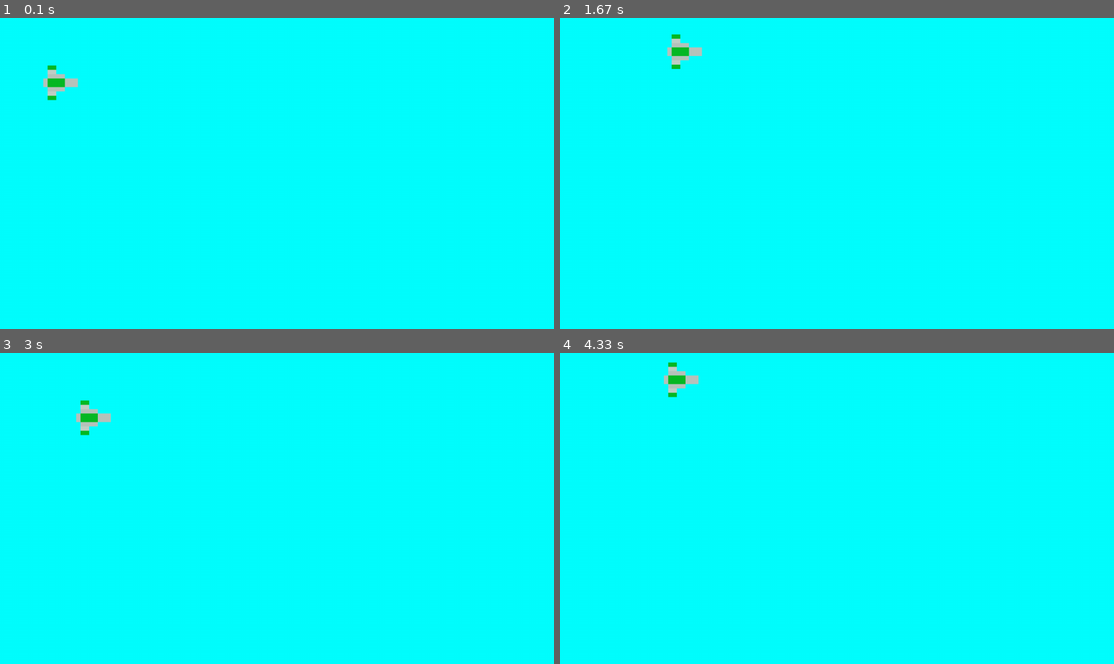
Above: before the commit, frames 1-4 (two rows, left to right).
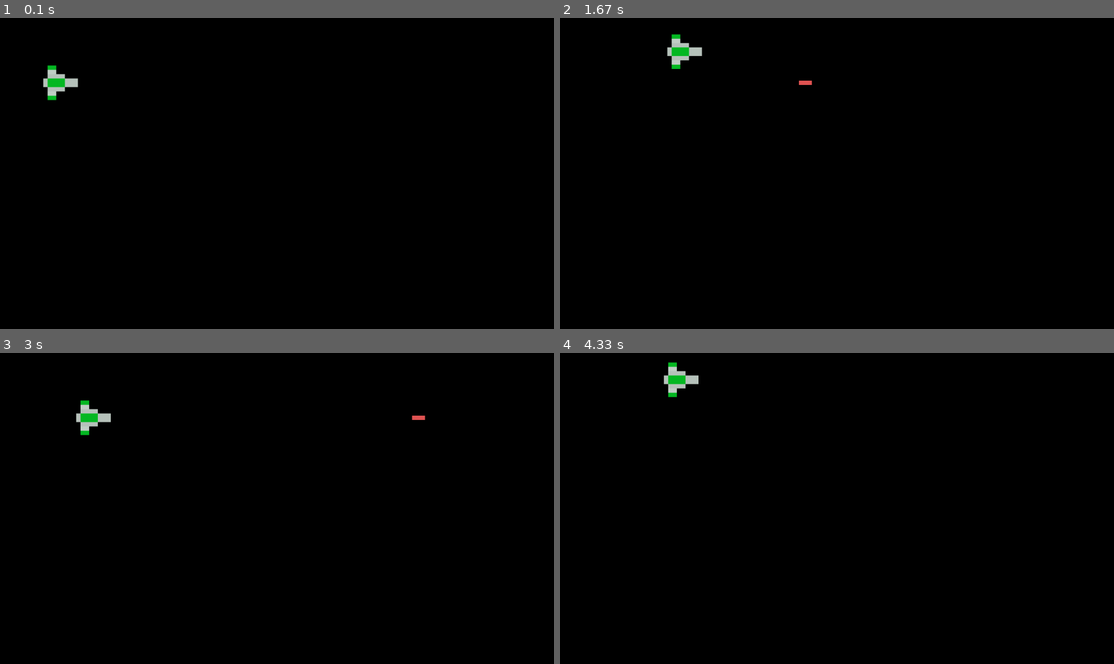
Above: after the commit, the same moments.

Repository: Tane10/astroids_ai_pygame
Game: pygame game, started from src/main.py
Same seed, same stepped clock (60 frames per second), same inputs: the game is played once before the commit and once after it.
Inputs:
- Up to frame 1 (0.1 s): no input
- Up to frame 2 (1.67 s): tap Space at 0.33 s; hold D 0.67-1.13 s; hold W 1.17-1.47 s; hold D from 1.5 s (still down)
- Up to frame 3 (3 s): release D at 1.97 s; hold A 2-2.53 s; hold S 2.57-2.87 s; hold A from 2.9 s (still down)
- Up to frame 4 (4.33 s): release A at 3.3 s; hold W 3.33-3.7 s; hold D from 3.73 s (still down)

The runs differ from the first frame. In frame 1, 100% of the frame differs, in the area x 0-100%, y 0-100%; in frame 2, 100%; in frame 3, 100%; in frame 4, 100%.

Commit message:
we have a bullet

Diff:
--- a/src/game.py
+++ b/src/game.py
@@ -35,13 +35,16 @@
 
     def run(self) -> None:
         self.__load_assets()
-        player = Player(self.assets_dict)
+        player = Player(self.assets_dict, self.screen)
 
         while True:
-            self.screen.fill('aqua')
+            self.screen.fill('black')
+
             self.screen.blit(player.texture, player.pos)
             input_handler(player.inputs)
             move_entity(player.inputs, player.pos, player.speed )
 
+            player.handle_logic()
+
             pygame.display.update()
             self.clock.tick(60)
--- a/src/input_handler.py
+++ b/src/input_handler.py
@@ -30,6 +30,9 @@
                 case pygame.K_s:
                     input_dict['down'] = True
                     break
+                case pygame.K_SPACE:
+                    input_dict['fire'] = True
+                    break
         if event.type == pygame.KEYUP:
             match event.key:
                 case pygame.K_d:
@@ -44,6 +47,9 @@
                 case pygame.K_s:
                     input_dict['down'] = False
                     break
+                case pygame.K_SPACE:
+                    input_dict['fire'] = False
+                    break
 
 
 def move_entity(input_dict, position,speed) -> None:
--- a/src/player.py
+++ b/src/player.py
@@ -1,8 +1,9 @@
 import sys
 import numpy as np
 
+
 class Player:
-    def __init__(self, asset_dic) -> None:
+    def __init__(self, asset_dic,screen) -> None:
         if "pixel_ship.png" not in asset_dic:
             print("Failed to get pixel_ship.png from Assets")
             sys.exit(1)
@@ -18,8 +19,24 @@
         self.inputs = {'left': False, 'right': False, 'up': False, 'down': False, "fire": False}
         self.bullet_texture = asset_dic["pixel_laser_red.png"]
         self.projectiles = np.empty((0,2), int) # creates a [[pos_x,pos_y]]
+        self.screen = screen
 
     def fire_project(self):
         if self.inputs["fire"]:
             new_projectile = np.array([[self.pos[0] + 25, self.pos[1]]])
             self.projectiles = np.append(self.projectiles,new_projectile,axis=0)
+            print(f"projectilesL {new_projectile}")
+            print(f"All Projectails {self.projectiles }")
+
+    def update_projectiles(self):
+        if len(self.projectiles) > 0:
+            self.projectiles[:, 0] += 5
+
+    def draw_projectiles(self):
+        if len(self.projectiles) != 0:
+            self.screen.blit(self.bullet_texture, self.projectiles[0])
+
+    def handle_logic(self):
+        self.fire_project()
+        self.draw_projectiles()
+        self.update_projectiles()
